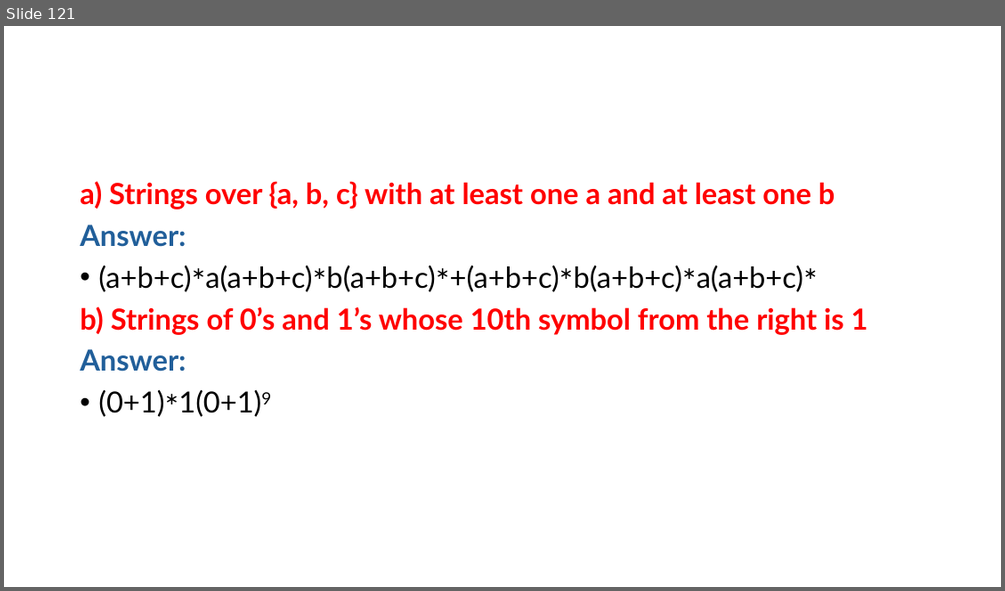
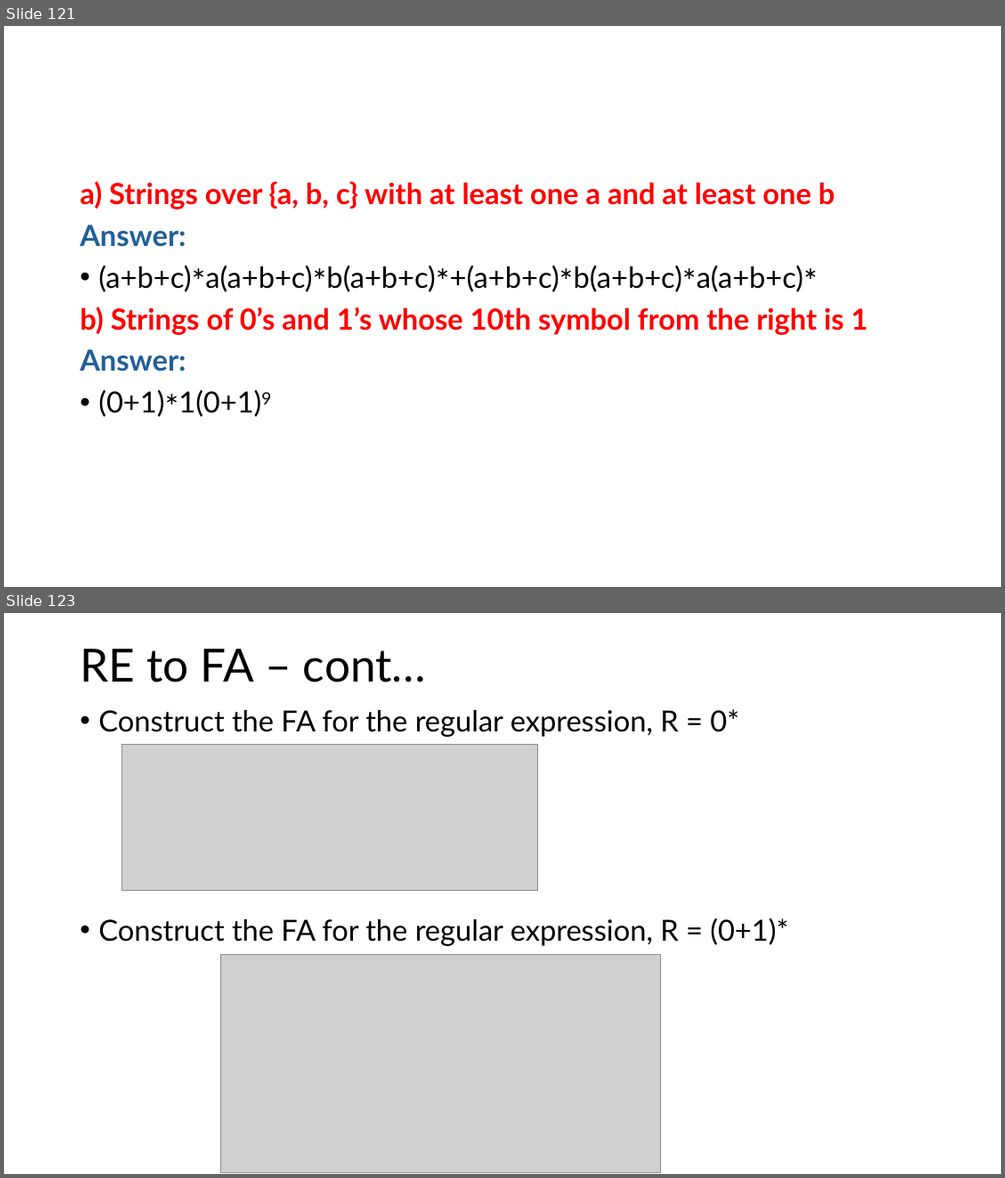
Before and after one commit to PraneeshRV/Academics, a slide deck: Sem6/Automata/20CYS315 Automata Theory Part 1.pptx. Shown one above the other, each under a label of ours: slide 121 before the commit, slides 121 and 123 after it; the slides between them are not shown. The pictures are 1005x591 and 1005x1178 pixels, drawn with LibreOffice and Linux fonts; fonts in the diff are those of the drawing; grey boxes stand for pictures. Boxes give left, top, right and bottom in pixels: in the first picture for what was removed or moved away, otherwise in the second. Text is boxed around its words. In the diff, an @@ line names an element or a change of style, - is before the commit and + after.

```diff
--- a/Sem6/Automata/20CYS315 Automata Theory Part 1.pptx
+++ b/Sem6/Automata/20CYS315 Automata Theory Part 1.pptx
@@ slide 123 added at (4, 613, 1001, 1174), background #FFFFFF @@
@@ title added at (80, 649, 426, 682), 44 pt, text #000000 @@
+RE to FA – cont…
@@ text added at (98, 709, 788, 946), 28 pt, text #000000 @@
+• Construct the FA for the regular expression, R = 0*
+• Construct the FA for the regular expression, R = (0+1)*
@@ picture added at (122, 745, 538, 890) @@
@@ picture added at (221, 954, 661, 1172) @@
```
Also in this commit, not shown: 5 other slides added, 20 other files.
